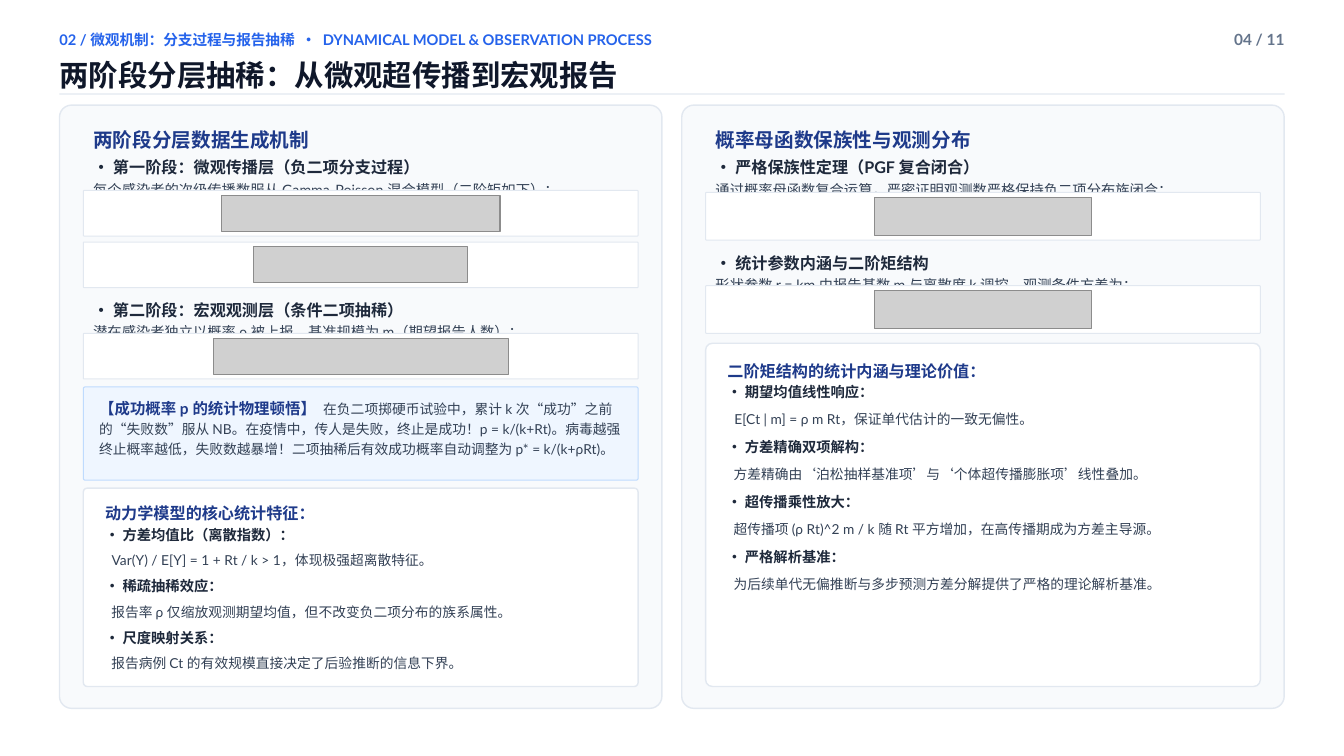
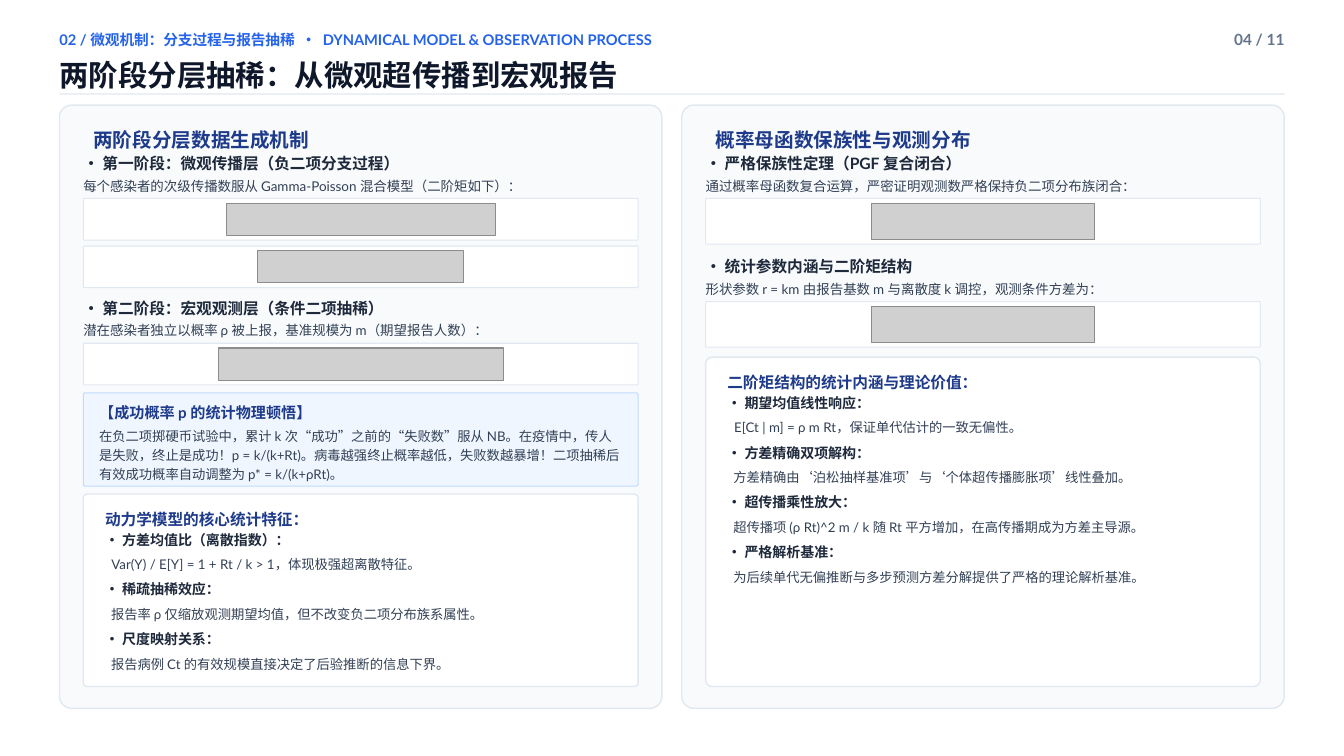
Before and after one commit to wangchi2068/case-count-inference-bottleneck, a slide deck: slide 4 of 学术答辩PPT_简约大气优化版.pptx. Drawn at 1344x756 pixels with LibreOffice and Linux fonts; fonts in the diff are those of the drawing; grey boxes stand for pictures. Boxes give left, top, right and bottom in pixels: in the first picture for what was removed or moved away, otherwise in the second. Text is boxed around its words. In the diff, an @@ line names an element or a change of style, - is before the commit and + after.

```diff
--- a/学术答辩PPT_简约大气优化版.pptx
+++ b/学术答辩PPT_简约大气优化版.pptx
@@ text at (83, 155, 521, 192): text changed; size 10.2 to 9.6 pt @@
-• 第一阶段：微观传播层（负二项分支过程）
-每个感染者的次级传播数服从 Gamma-Poisson 混合模型（二阶矩如下）：
+• 第一阶段：微观传播层（负二项分支过程）
+每个感染者的次级传播数服从 Gamma-Poisson 混合模型（二阶矩如下）：
@@ text at (706, 155, 1136, 192): text changed; size 10.2 to 9.6 pt @@
-• 严格保族性定理（PGF 复合闭合）
-通过概率母函数复合运算，严密证明观测数严格保持负二项分布族闭合：
+• 严格保族性定理（PGF 复合闭合）
+通过概率母函数复合运算，严密证明观测数严格保持负二项分布族闭合：
@@ rounded rectangle: place and size @@
-rounded rectangle at (84, 191, 638, 236)
+rounded rectangle at (84, 199, 638, 240)
@@ picture: place and size @@
-picture at (222, 196, 500, 232)
+picture at (226, 204, 495, 236)
@@ rounded rectangle: place and size @@
-rounded rectangle at (706, 193, 1260, 240)
+rounded rectangle at (706, 199, 1260, 244)
@@ picture: place and size @@
-picture at (874, 198, 1092, 236)
+picture at (872, 204, 1095, 240)
@@ rounded rectangle: place and size @@
-rounded rectangle at (84, 242, 638, 287)
+rounded rectangle at (84, 246, 638, 287)
@@ picture: place and size @@
-picture at (254, 247, 468, 283)
+picture at (257, 251, 464, 283)
@@ text at (706, 258, 1103, 295): text changed; size 10.2 to 9.6 pt @@
-• 统计参数内涵与二阶矩结构
-形状参数 r = km 由报告基数 m 与离散度 k 调控，观测条件方差为：
+• 统计参数内涵与二阶矩结构
+形状参数 r = km 由报告基数 m 与离散度 k 调控，观测条件方差为：
@@ text at (83, 300, 488, 337): text changed; size 10.2 to 9.6 pt @@
-• 第二阶段：宏观观测层（条件二项抽稀）
-潜在感染者独立以概率 ρ 被上报，基准规模为 m（期望报告人数）：
+• 第二阶段：宏观观测层（条件二项抽稀）
+潜在感染者独立以概率 ρ 被上报，基准规模为 m（期望报告人数）：
@@ rounded rectangle: place and size @@
-rounded rectangle at (706, 285, 1260, 333)
+rounded rectangle at (706, 301, 1260, 347)
@@ picture: place and size @@
-picture at (874, 290, 1092, 329)
+picture at (872, 307, 1095, 343)
@@ rounded rectangle: place and size @@
-rounded rectangle at (84, 334, 638, 379)
+rounded rectangle at (84, 344, 638, 385)
@@ picture: place and size @@
-picture at (214, 338, 508, 374)
+picture at (219, 348, 503, 380)
@@ rounded rectangle: place and size @@
-rounded rectangle at (706, 344, 1260, 688)
+rounded rectangle at (706, 357, 1260, 687)
@@ text "二阶矩结构的统计内涵与理论价值：": place and size @@
-text "二阶矩结构的统计内涵与理论价值：" at (727, 363, 1161, 590)
+text "二阶矩结构的统计内涵与理论价值：" at (727, 374, 1144, 583)
@@ text "二阶矩结构的统计内涵与理论价值：" at (727, 374, 1144, 583): size 11.5 to 11.2 pt in "二阶矩结构的统计内涵与理论价值："; size 10.2 to 10 pt in "• 期望均值线性响应：", "• 方差精确双项解构：", "• 超传播乘性放大：", "• 严格解析基准："; size 9.8 to 9.5 pt in "E[Ct | m] = ρ m Rt，保证单代估计的一致无偏性。", "方差精确由‘泊松抽样基准项’与‘个体超传播膨胀项’线性叠加。", "超传播项 (ρ Rt)^2 m / k 随 ...", "为后续单代无偏推断与多步预测方差分解提供了严格的理论解析基准。"; line spacing 1.22 to 1.18; less space between paragraphs @@
@@ rounded rectangle: place and size @@
-rounded rectangle at (84, 387, 638, 481)
+rounded rectangle at (84, 393, 638, 487)
@@ text at (99, 405, 620, 482): text changed; size 9.8 to 9.5 pt @@
-【成功概率 p 的统计物理顿悟】 在负二项掷硬币试验中，累计 k 次“成功”之前的“失败数”服从 NB。在疫情中，传人是失败，终止是成功！p = k/(k+Rt)。病毒越强终止概率越低，失败数越暴增！二项抽稀后有效成功概率自动调整为 p* = k/(k+ρRt)。
+【成功概率 p 的统计物理顿悟】
+在负二项掷硬币试验中，累计 k 次“成功”之前的“失败数”服从 NB。在疫情中，传人是失败，终止是成功！p = k/(k+Rt)。病毒越强终止概率越低，失败数越暴增！二项抽稀后有效成功概率自动调整为 p* = k/(k+ρRt)。
@@ rounded rectangle: place and size @@
-rounded rectangle at (84, 488, 638, 687)
+rounded rectangle at (84, 494, 638, 687)
@@ text at (105, 511, 449, 670): size 11.5 to 11.2 pt in "动力学模型的核心统计特征："; size 10.2 to 10 pt in "• 方差均值比（离散指数）：", "• 尺度映射关系："; size 9.8 to 9.5 pt in "Var(Y) / E[Y] = 1 + Rt ...", "报告病例 Ct 的有效规模直接决定了后验推断的信息下界。"; line spacing 1.2 to 1.18 @@
@@ text at (111, 582, 484, 622): text changed; size 9.8 to 9.5 pt @@
-• 稀疏抽稀效应：
-报告率 ρ 仅缩放观测期望均值，但不改变负二项分布的族系属性。
+• 稀疏抽稀效应：
+报告率 ρ 仅缩放观测期望均值，但不改变负二项分布族系属性。
```
Also in this commit, not shown: 8 other slides changed, 25 other files.
